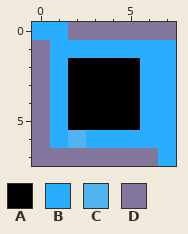
Two versions of one pixel-art sprite, png/blocker.png. Above: the version before the commit.
The file is 32x32 pixels, drawn in blocks of 4x4; one block is one cell here.
Palette (. is transparent): A #000000  B #29adff  C #51b3ef  D #83769c
Pixels before, first column x 0:
0 BBDDDDDD
1 DBBBBBBB
2 DBAAAABB
3 DBAAAABB
4 DBAAAABB
5 DBAAAABB
6 DBCBBBBB
7 DDDDDDDB
After:
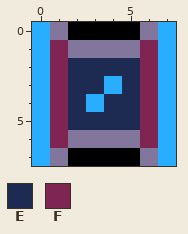
Colours new in this view: E #1d2b53  F #7e2553
Edits made:
Changed rows in their new state; - is an unchanged pixel.
first column x 0:
0 -DAAAA-B
1 BFDDDDF-
2 BFEEEEF-
3 BFEEBEF-
4 BFEBEEF-
5 BFEEEEF-
6 BFDDDDF-
7 B-AAAA--
Changed places in both pictures, as pixel boxes (x1, y1, x2, y2):
changed: (32, 22, 176, 166)
